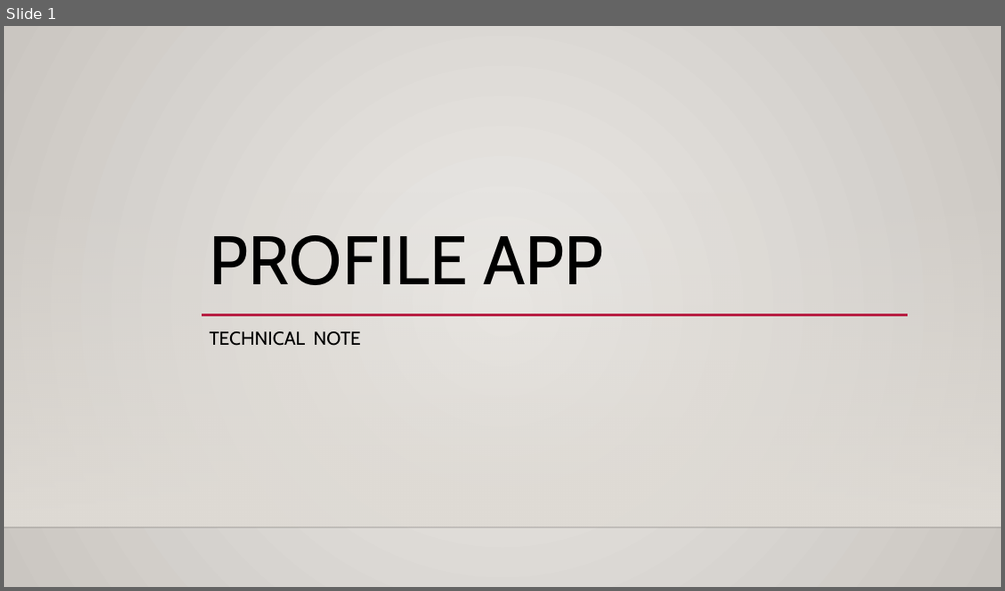
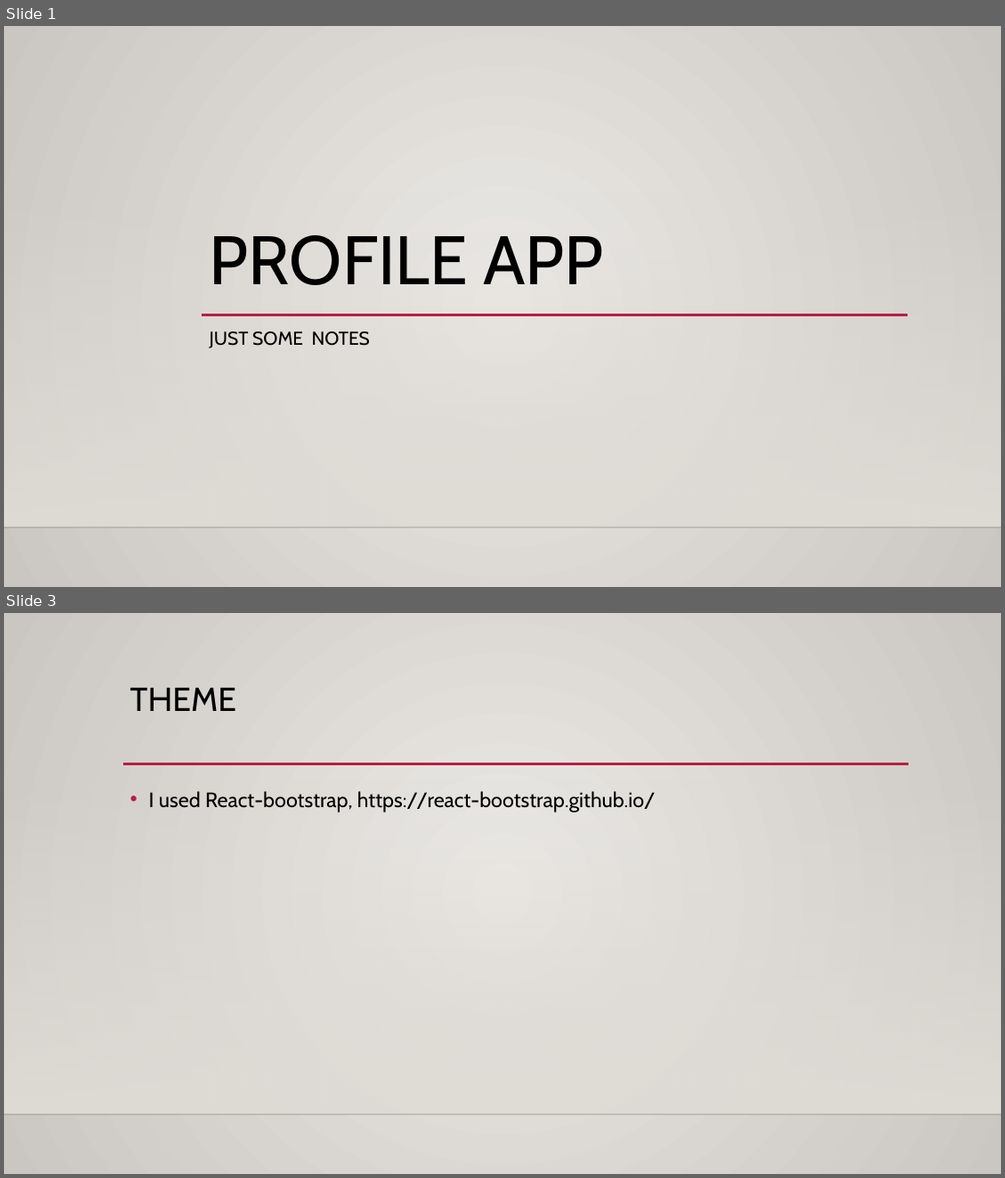
Before and after one commit to SamphorsKhlok/UsersApp, a slide deck: Docs/Profile App Note.pptx. Shown one above the other, each under a label of ours: slide 1 before the commit, slides 1 and 3 after it; the slides between them are not shown. The pictures are 1005x591 and 1005x1178 pixels, drawn with LibreOffice and Linux fonts; fonts in the diff are those of the drawing; background and template pictures are left out. Boxes give left, top, right and bottom in pixels: in the first picture for what was removed or moved away, otherwise in the second. Text is boxed around its words. In the diff, an @@ line names an element or a change of style, - is before the commit and + after.

```diff
--- a/Docs/Profile App Note.pptx
+++ b/Docs/Profile App Note.pptx
@@ slide 3 added at [4,613,1001,1174], background gradient #ECEAE7 to #CAC7C1; not listed: 2 template elements that a slide beside it also shows @@
@@ title added at [130,688,236,711], 32 pt, text #000000 @@
+THEME
@@ line added from (123, 764) to (909, 764), #B71E42 2.5 pt @@
@@ text added at [149,791,655,812], 20 pt, text #000000 @@
+• I used React-bootstrap, https://react-bootstrap.github.io/
@@ slide 1 changed as well @@
@@ subtitle at [210,331,370,348]: text changed @@
-TECHNICAL NOTE
+JUST SOME NOTES
```
Also in this commit, not shown: 1 other slide changed, 6 other slides added, 1 other file.
